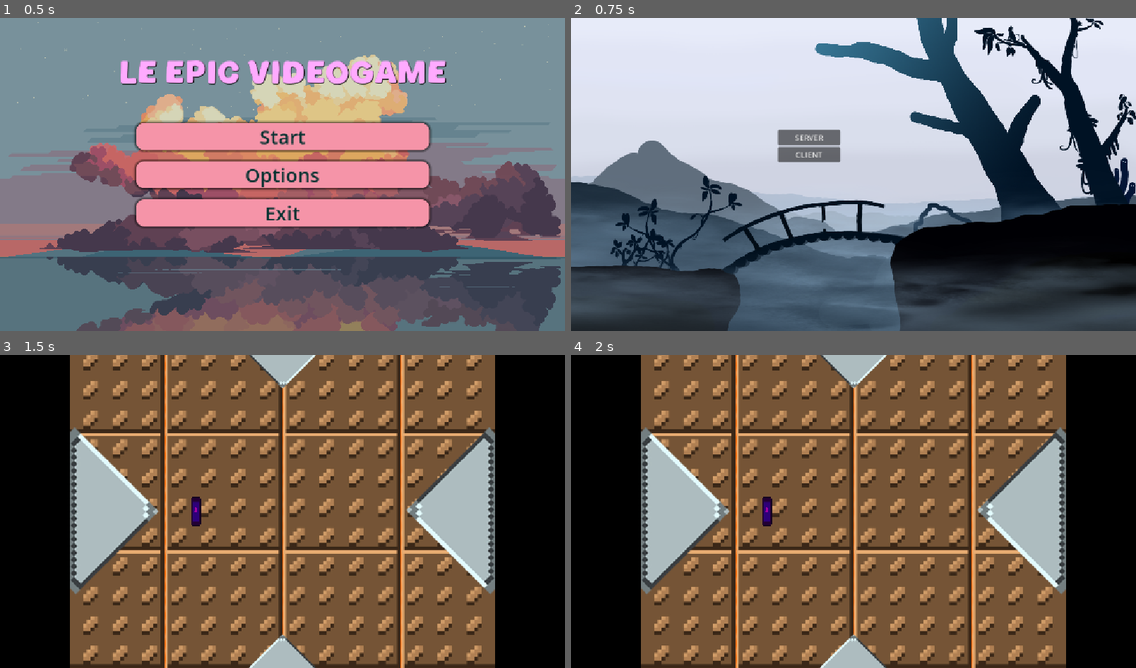
Above: before the commit, frames 1-4 (two rows, left to right).
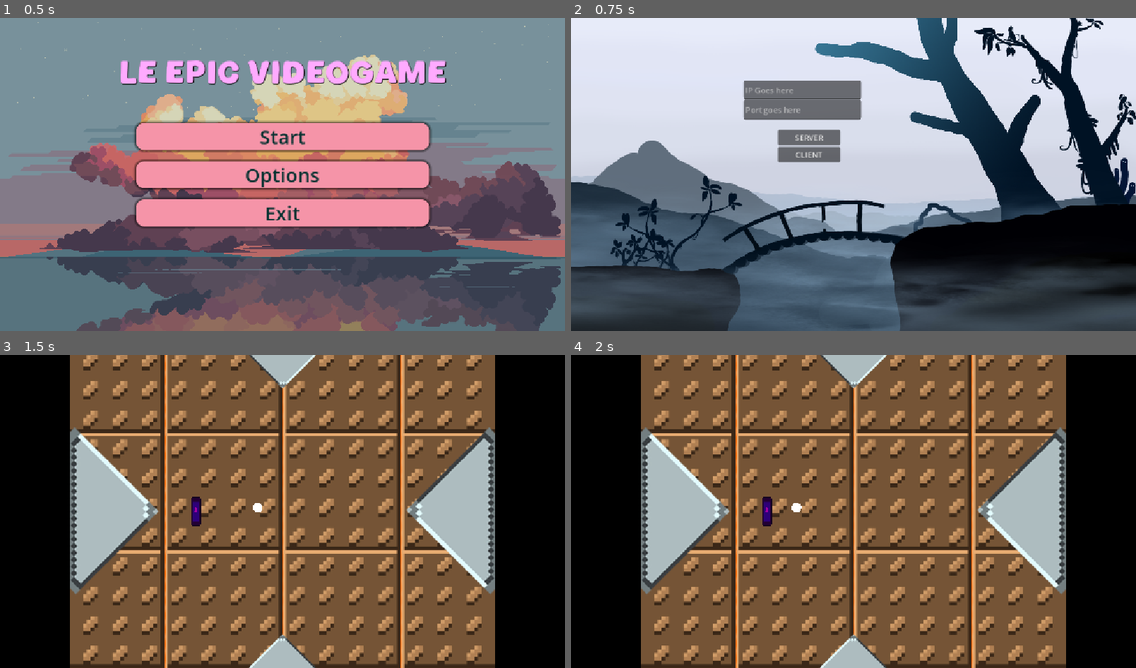
Above: after the commit, the same moments.

Repository: OskarSJ1337/GodotGame
Game: Godot game, scene res://scenes/menus/main_menu.tscn
The game is run twice, just before and just after one commit, with the same random seed, the same clock (stepped at 60 frames per second) and the same inputs. The engine's default icon, where the game draws it, is replaced by a stand-in: a white triangle on a blue panel in a dark square.
Inputs:
- Up to frame 1 (0.5 s): no input
- Up to frame 2 (0.75 s): click "Start" at 0.5 s
- Up to frame 3 (1.5 s): click "CLIENT" at 1.25 s
- Up to frame 4 (2 s): no input

Frame 1 is identical in both runs. In frame 2, 2.6% of the frame differs, in the area x 30-52%, y 20-33%; in frame 3, less than 0.1%; in frame 4, less than 0.1%.

Commit message:
Trying to make IP and Port changable

Diff:
--- a/scenes/battle/game.tscn
+++ b/scenes/battle/game.tscn
@@ -4,6 +4,7 @@
 [ext_resource type="Texture2D" uid="uid://cmih6oe4f75wl" path="res://Assets/placeholders/Placeholderbackground.png" id="1_md7un"]
 [ext_resource type="PackedScene" uid="uid://ctrtle1hw0e24" path="res://scenes/battle/paddle.tscn" id="1_sm3ht"]
 [ext_resource type="Script" uid="uid://doqn5gm6b22rd" path="res://scripts/systems/high_level_multiplayer_spawner.gd" id="4_l63dy"]
+[ext_resource type="PackedScene" uid="uid://bjlmaor4ohqo8" path="res://scenes/battle/ball.tscn" id="5_l63dy"]
 
 [sub_resource type="SegmentShape2D" id="SegmentShape2D_p8roq"]
 a = Vector2(-64, -56)
@@ -118,3 +119,6 @@
 spawn_path = NodePath("..")
 script = ExtResource("4_l63dy")
 network_player = ExtResource("1_sm3ht")
+
+[node name="Ball" parent="." unique_id=1524054120 instance=ExtResource("5_l63dy")]
+position = Vector2(576, 312)
--- a/scenes/menus/Lobby.tscn
+++ b/scenes/menus/Lobby.tscn
@@ -16,3 +16,17 @@
 offset_right = 463.0
 offset_bottom = 250.0
 size_flags_horizontal = 4
+
+[node name="LineEdit" type="LineEdit" parent="." unique_id=364937127]
+offset_left = 352.0
+offset_top = 128.0
+offset_right = 592.0
+offset_bottom = 167.0
+placeholder_text = "IP Goes here"
+
+[node name="LineEdit2" type="LineEdit" parent="." unique_id=1809736055]
+offset_left = 352.0
+offset_top = 168.0
+offset_right = 592.0
+offset_bottom = 208.0
+placeholder_text = "Port goes here"
